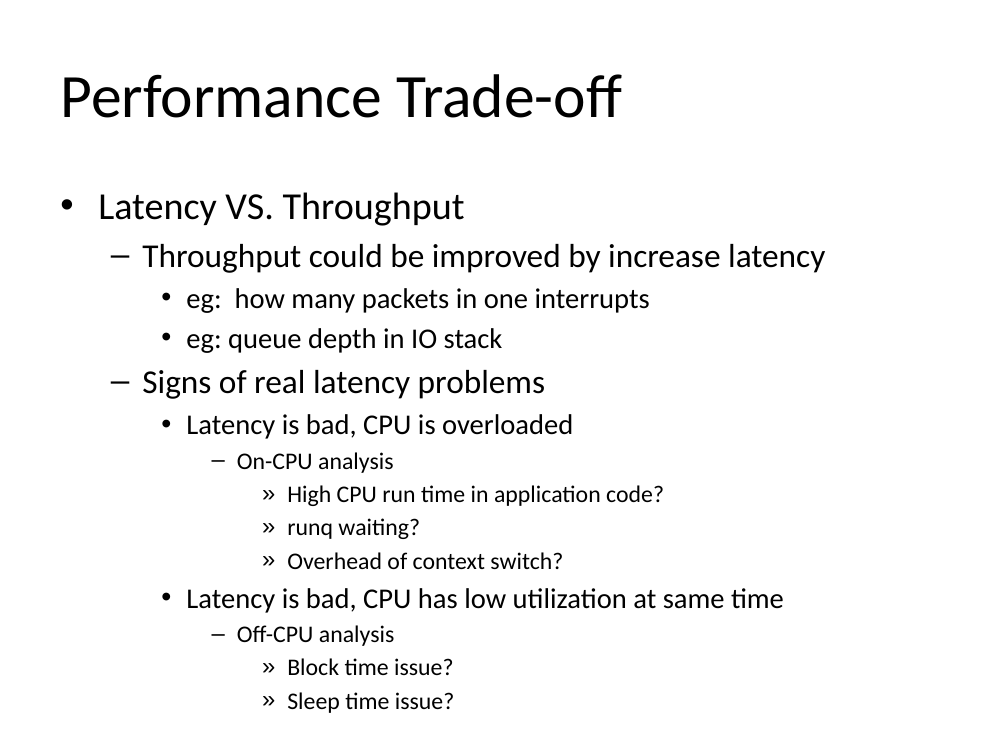
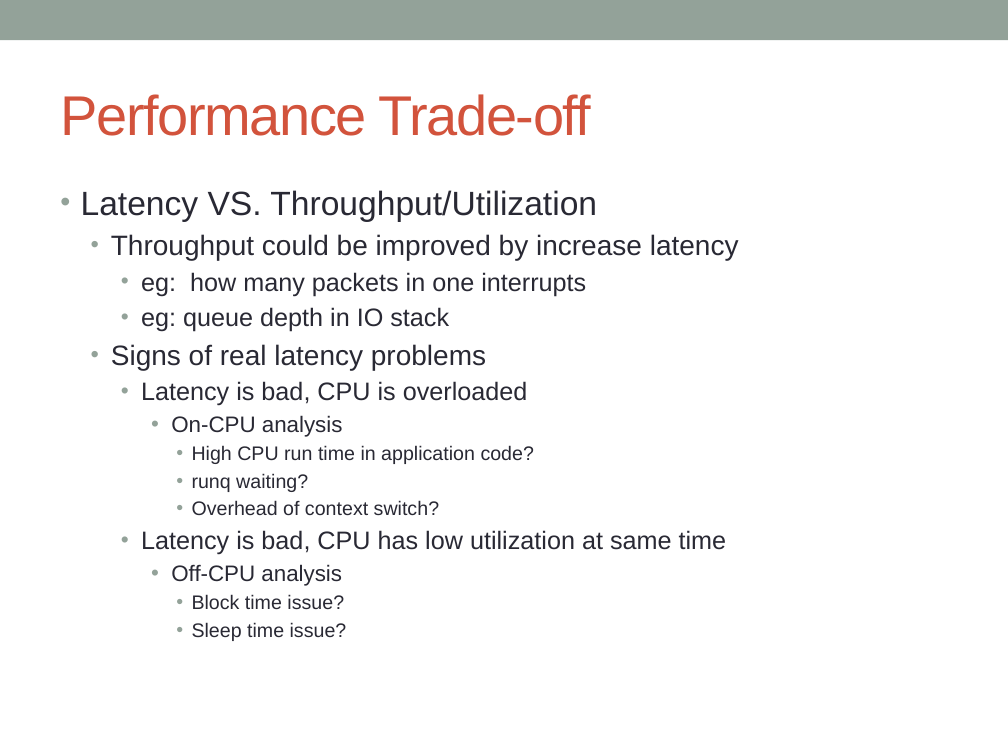
Before and after one commit to yangoliver/mydoc, a slide deck: slide 6 of slides/2016/linux_latency_breakdown.pptx (slide 4 before the commit). Drawn at 1008x756 pixels with LibreOffice and Linux fonts; fonts in the diff are those of the drawing. Boxes give left, top, right and bottom in pixels: in the first picture for what was removed or moved away, otherwise in the second. Text is boxed around its words. In the diff, an @@ line names an element or a change of style, - is before the commit and + after.

```diff
--- a/slides/2016/linux_latency_breakdown.pptx
+++ b/slides/2016/linux_latency_breakdown.pptx
@@ rectangle added at bbox=[0, 0, 1008, 40], fill #93A299 @@
@@ title "Performance Trade-off": place and size @@
-title "Performance Trade-off" at bbox=[60, 74, 622, 118]
+title "Performance Trade-off" at bbox=[60, 94, 592, 136]
@@ title "Performance Trade-off" at bbox=[60, 94, 592, 136]: size 44 to 40 pt, font Calibri to Arial, text colour #000000 to #D2533C, letter spacing 0 to -1 pt @@
@@ text at bbox=[81, 190, 597, 222]: text changed; size 27.2 to 24 pt; font Calibri to Arial; text colour #000000 to #292934 @@
-• Latency VS. Throughput
+• Latency VS. Throughput/Utilization
@@ text at bbox=[111, 234, 739, 641]: size 23.8 to 20 pt in "Throughput could be improved by increase latency", "Signs of real latency problems"; font Calibri to Arial, text colour #000000 to #292934; size 20.4 to 18 pt in "eg: how many packets in one interrupts", "eg: queue depth in IO stack", "Latency is bad, CPU is overloaded", "Latency is bad, CPU has low utilization ..."; size 17 to 16 pt in "On-CPU analysis", "Off-CPU analysis"; size 17 to 14 pt in "High CPU run time in application code?", "runq waiting?", "Overhead of context switch?", "Block time issue?" and 1 more places; bullet – to •; indent changed; bullet » to • @@
```
Also in this commit, not shown: 17 other slides changed, 1 slide added, 1 slide removed.
